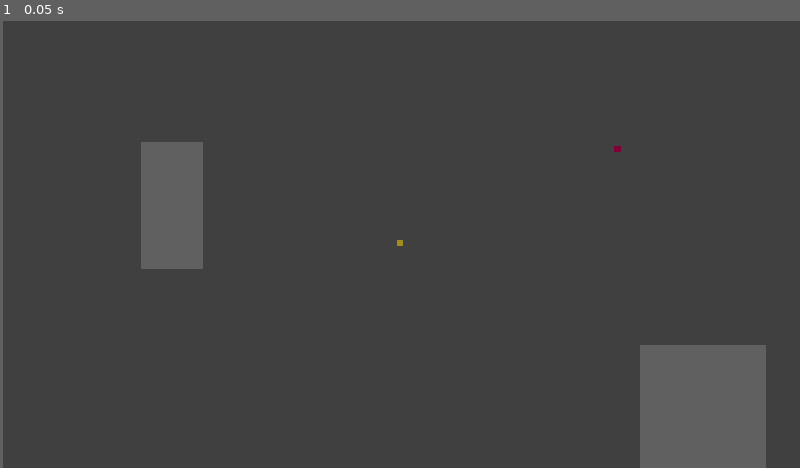
Above: before the commit, frame 1.
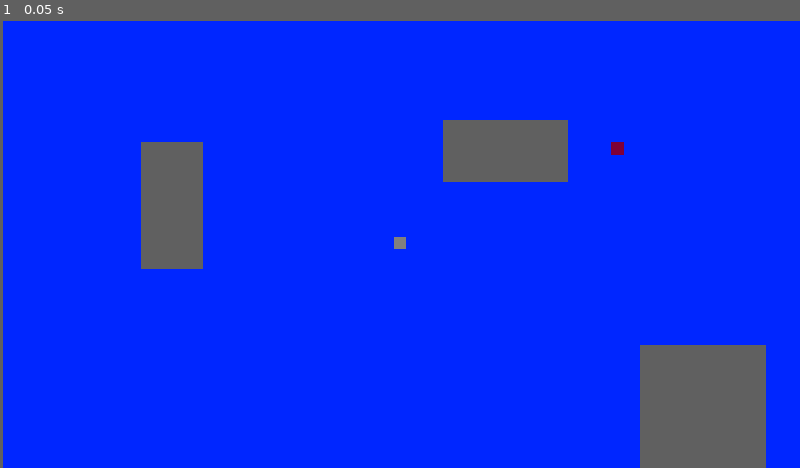
Above: after the commit, the same moment.

Repository: aduImperfect/smokeordie
Game: Godot game, scene res://Scenes/main.tscn
The game is run twice, just before and just after one commit, with the same random seed, the same clock (stepped at 60 frames per second) and the same inputs.
Inputs:
- Up to frame 1 (0.05 s): no input

The runs differ from the first frame. In frame 1, 92% of the frame differs, in the area x 0-100%, y 0-100%.

Commit message:
Setitnig up dummy level section.

Diff:
--- a/smokeordie/Levels/level1.tscn
+++ b/smokeordie/Levels/level1.tscn
@@ -17,29 +17,37 @@
 [node name="Campos" parent="." unique_id=2113871496 instance=ExtResource("3_m6f6w")]
 position = Vector2(640, 360)
 
+[node name="Enemy" parent="." unique_id=1233474620 instance=ExtResource("5_m6f6w")]
+position = Vector2(989, 210)
+
 [node name="Wall_SouthEdge" parent="." unique_id=1157383819 instance=ExtResource("4_njhy2")]
 position = Vector2(1280, 1460)
-scale = Vector2(280, 5)
+scale = Vector2(140, 2.5)
 
 [node name="Wall_NorthEdge" parent="." unique_id=394613291 instance=ExtResource("4_njhy2")]
 position = Vector2(1280, -20)
-scale = Vector2(280, 5)
+scale = Vector2(140, 2.5)
 
 [node name="Wall_WestEdge" parent="." unique_id=1836045101 instance=ExtResource("4_njhy2")]
 position = Vector2(-20, 720)
-scale = Vector2(5, 170)
+scale = Vector2(2.5, 85)
 
 [node name="Wall_EastEdge" parent="." unique_id=522297149 instance=ExtResource("4_njhy2")]
 position = Vector2(2600, 720)
-scale = Vector2(5, 170)
+scale = Vector2(2.5, 85)
 
 [node name="Wall_Area1" parent="." unique_id=1636559757 instance=ExtResource("4_njhy2")]
 position = Vector2(275, 300)
-scale = Vector2(10, 20)
+scale = Vector2(5, 10)
 
 [node name="Wall_Area2" parent="." unique_id=1229941554 instance=ExtResource("4_njhy2")]
 position = Vector2(1125, 723)
-scale = Vector2(20, 40)
+scale = Vector2(10, 20)
 
-[node name="Enemy" parent="." unique_id=1233474620 instance=ExtResource("5_m6f6w")]
-position = Vector2(989, 210)
+[node name="Wall_Area3" parent="." unique_id=1446130022 instance=ExtResource("4_njhy2")]
+position = Vector2(809.00006, 214.00003)
+scale = Vector2(10, 5)
+
+[node name="Wall_Area4" parent="." unique_id=1953879775 instance=ExtResource("4_njhy2")]
+position = Vector2(809.00006, 214.00003)
+scale = Vector2(10, 5)
--- a/smokeordie/Scenes/campos.tscn
+++ b/smokeordie/Scenes/campos.tscn
@@ -5,6 +5,6 @@
 [node name="Campos" type="Node2D" unique_id=2113871496]
 
 [node name="CamPosBg" type="Sprite2D" parent="." unique_id=889525613]
-z_index = -500
+z_index = -1200
 scale = Vector2(1280, 720)
 texture = ExtResource("1_ucsyf")
--- a/smokeordie/Scenes/enemy.tscn
+++ b/smokeordie/Scenes/enemy.tscn
@@ -11,9 +11,8 @@
 gravity_scale = 0.0
 
 [node name="EnemyCS2D" type="CollisionShape2D" parent="EnemyRB2D" unique_id=673596085]
-scale = Vector2(0.5, 0.5)
 shape = SubResource("RectangleShape2D_m6x6n")
 
 [node name="Enemy" type="Sprite2D" parent="EnemyRB2D" unique_id=1149662096]
-scale = Vector2(10, 10)
+scale = Vector2(20, 20)
 texture = ExtResource("1_hghv2")
--- a/smokeordie/Scenes/goal.tscn
+++ b/smokeordie/Scenes/goal.tscn
@@ -10,9 +10,8 @@
 collision_layer = 8
 
 [node name="GoalCS2D" type="CollisionShape2D" parent="GoalA2D" unique_id=1434170845]
-scale = Vector2(0.5, 0.5)
 shape = SubResource("RectangleShape2D_paeek")
 
 [node name="Goal" type="Sprite2D" parent="GoalA2D" unique_id=310401651]
-scale = Vector2(10, 10)
+scale = Vector2(20, 20)
 texture = ExtResource("1_paeek")
--- a/smokeordie/Scenes/main.tscn
+++ b/smokeordie/Scenes/main.tscn
@@ -1,10 +1,15 @@
 [gd_scene format=3 uid="uid://dcvxkkpafjila"]
 
+[ext_resource type="PackedScene" uid="uid://esv0q64f70ir" path="res://Scenes/background.tscn" id="1_8gbba"]
 [ext_resource type="PackedScene" uid="uid://cp1nrtnco448i" path="res://Scenes/mainui.tscn" id="1_jjgbg"]
 [ext_resource type="PackedScene" uid="uid://cq7yqqwrs2vbs" path="res://Levels/level1.tscn" id="2_bo1nx"]
 
 [node name="Main" type="Node2D" unique_id=190971520]
 
+[node name="Background" parent="." unique_id=1520570903 instance=ExtResource("1_8gbba")]
+z_index = -1000
+position = Vector2(201, 90)
+
 [node name="Mainui" parent="." unique_id=1337791305 instance=ExtResource("1_jjgbg")]
 
 [node name="Level1" parent="." unique_id=1890080345 instance=ExtResource("2_bo1nx")]
--- a/smokeordie/Scenes/player.tscn
+++ b/smokeordie/Scenes/player.tscn
@@ -11,9 +11,8 @@
 gravity_scale = 0.0
 
 [node name="PlayerCS2D" type="CollisionShape2D" parent="PlayerRB2D" unique_id=724973777]
-scale = Vector2(0.5, 0.5)
 shape = SubResource("RectangleShape2D_m6x6n")
 
 [node name="Player" type="Sprite2D" parent="PlayerRB2D" unique_id=132408285]
-scale = Vector2(10, 10)
+scale = Vector2(20, 20)
 texture = ExtResource("1_v0iea")
--- a/smokeordie/Scenes/start.tscn
+++ b/smokeordie/Scenes/start.tscn
@@ -10,10 +10,9 @@
 collision_layer = 4
 
 [node name="StartCS2D" type="CollisionShape2D" parent="StartA2D" unique_id=890060926]
-scale = Vector2(0.5, 0.5)
 shape = SubResource("RectangleShape2D_m6x6n")
 debug_color = Color(0.86676663, 0.35521936, 0, 0.41960785)
 
 [node name="Start" type="Sprite2D" parent="StartA2D" unique_id=1582899393]
-scale = Vector2(10, 10)
+scale = Vector2(20, 20)
 texture = ExtResource("1_3bxa3")
--- a/smokeordie/Scenes/wall.tscn
+++ b/smokeordie/Scenes/wall.tscn
@@ -11,9 +11,8 @@
 freeze = true
 
 [node name="WallCS2D" type="CollisionShape2D" parent="WallRB2D" unique_id=2135010380]
-scale = Vector2(0.5, 0.5)
 shape = SubResource("RectangleShape2D_d155t")
 
 [node name="Wall" type="Sprite2D" parent="WallRB2D" unique_id=1932681993]
-scale = Vector2(10, 10)
+scale = Vector2(20, 20)
 texture = ExtResource("1_d155t")
